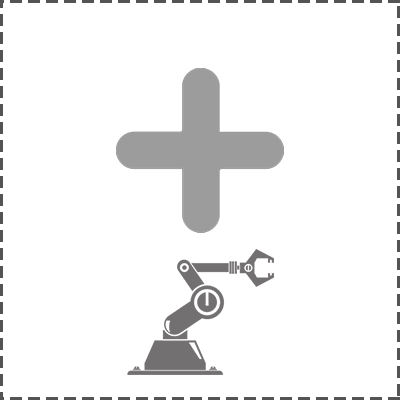
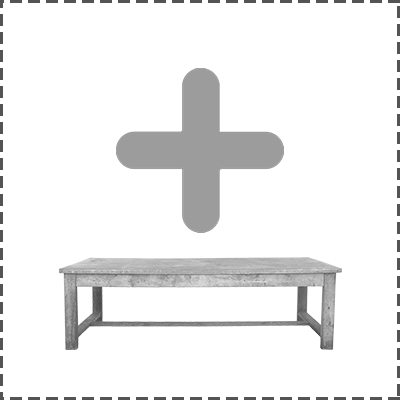
Layers edited between the first and the second 400×400 image:
hid "Capa 1" over box(127, 249, 274, 375)
added layer "Capa 3" (80%) above "Capa 2" over box(59, 257, 342, 350)
